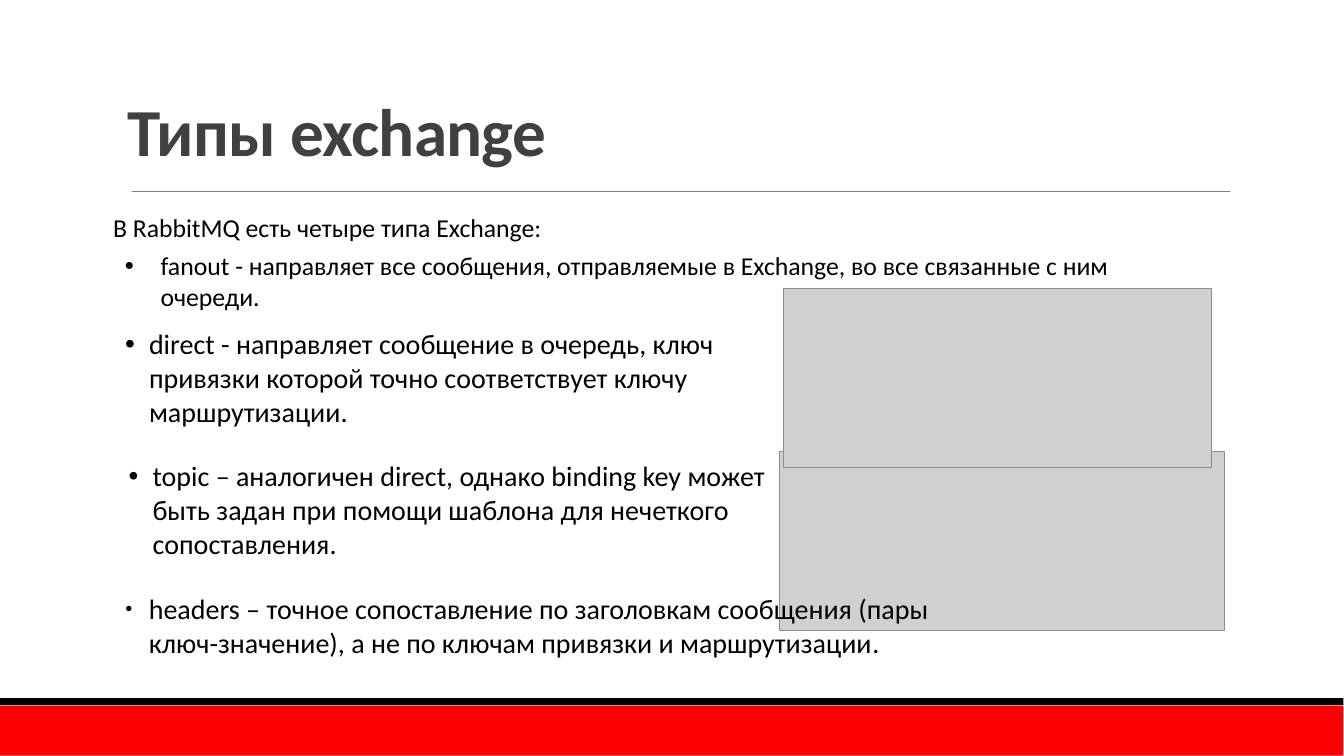
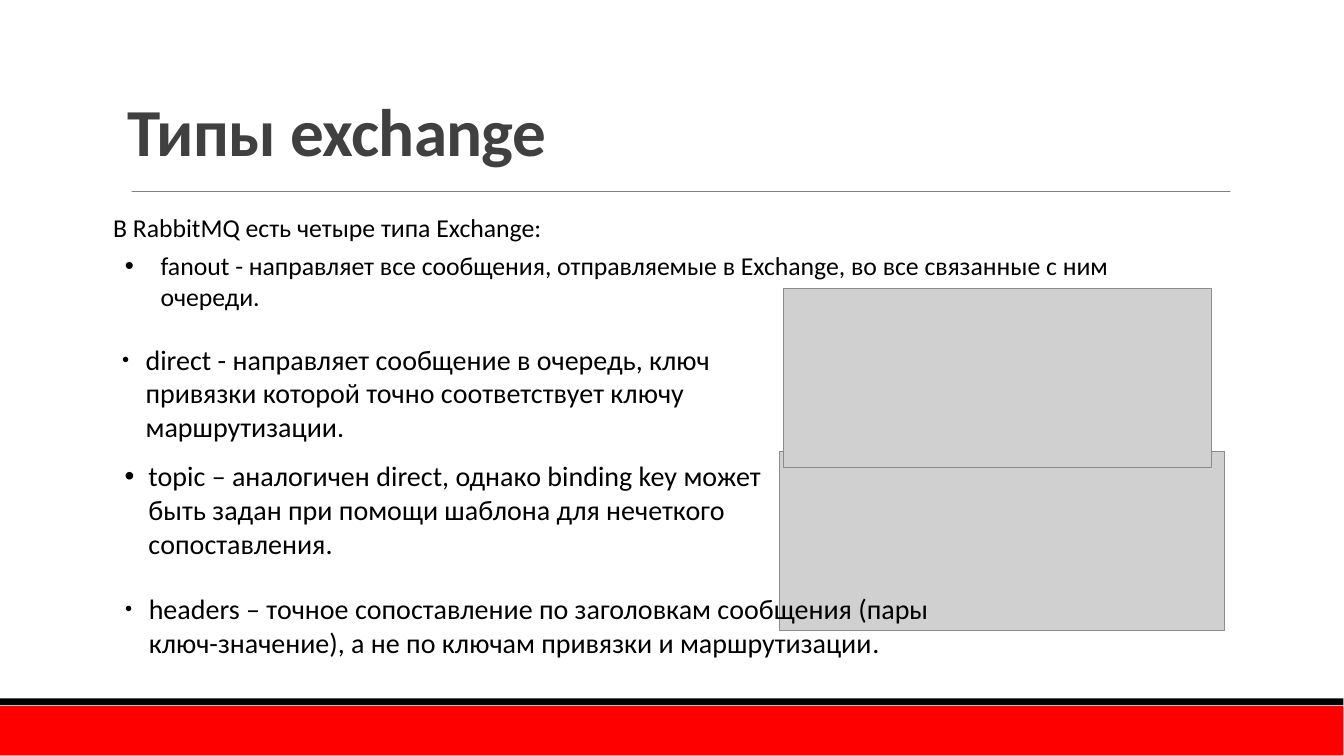
Before and after one commit to TurCons/DisconfRabbitMq, a slide deck: slide 18 of presentation/RabbitMQ.pptx (slide 19 before the commit). Drawn at 1344x756 pixels with LibreOffice and Linux fonts; fonts in the diff are those of the drawing; grey boxes stand for pictures; background and template pictures are left out. Boxes give left, top, right and bottom in pixels: in the first picture for what was removed or moved away, otherwise in the second. Text is boxed around its words. In the diff, an @@ line names an element or a change of style, - is before the commit and + after.

```diff
--- a/presentation/RabbitMQ.pptx
+++ b/presentation/RabbitMQ.pptx
@@ text "direct - направляет сообщение в ...": place and size @@
-text "direct - направляет сообщение в ..." at (149,334,714,427)
+text "direct - направляет сообщение в ..." at (146,350,710,442)
@@ text "direct - направляет сообщение в ..." at (146,350,710,442): bullet • to ● @@
@@ text "topic – аналогичен direct, однако ...": place and size @@
-text "topic – аналогичен direct, однако ..." at (153,466,765,555)
+text "topic – аналогичен direct, однако ..." at (148,466,761,555)
```
Also in this commit, not shown: 8 other slides changed, 3 slides added, 4 slides removed, 1 other file.
